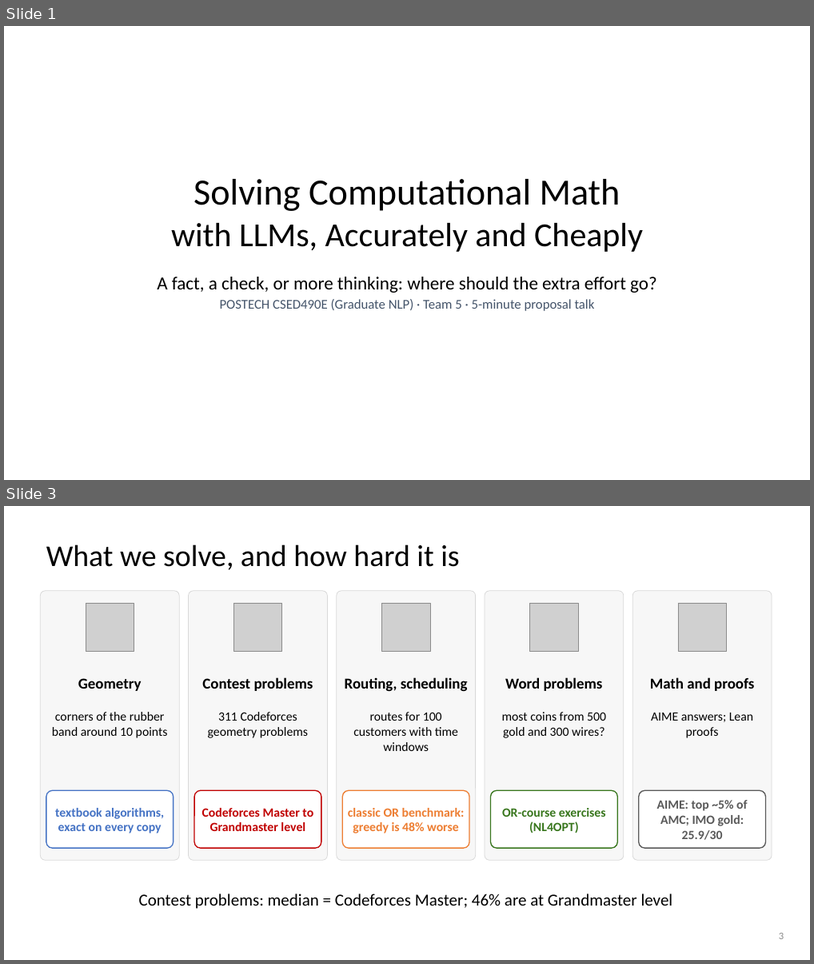
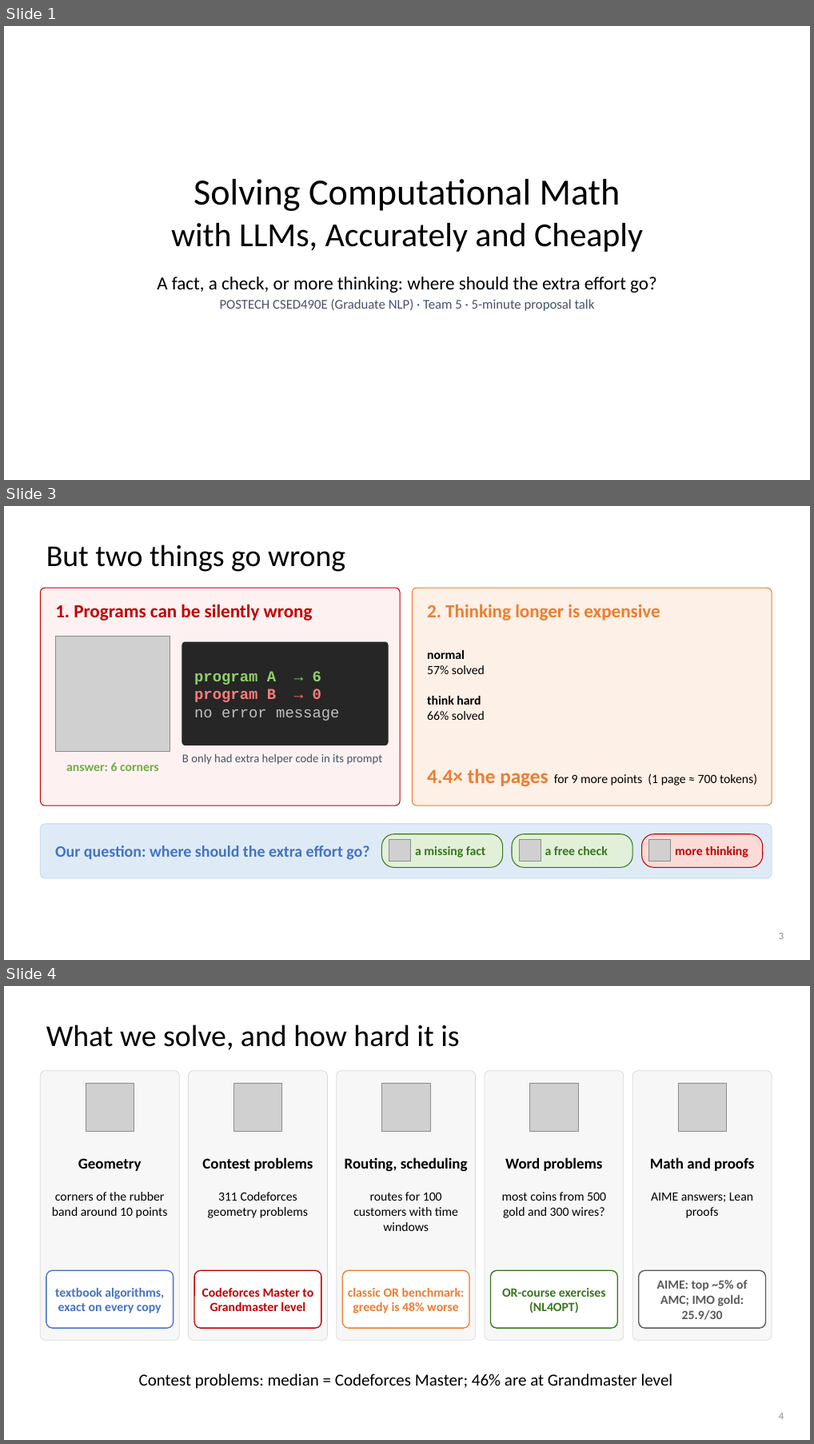
Before and after one commit to dlwns147/CSED490E_Project_Team5, a slide deck: PROPOSAL_slides.pptx. Shown one above the other, each under a label of ours: slides 1 and 3 before the commit, slides 1, 3 and 4 after it; the slides between them are not shown. The pictures are 814x964 and 814x1444 pixels, drawn with LibreOffice and Linux fonts; fonts in the diff are those of the drawing; grey boxes stand for pictures; background and template pictures are left out. Boxes give left, top, right and bottom in pixels: in the first picture for what was removed or moved away, otherwise in the second. Text is boxed around its words. In the diff, an @@ line names an element or a change of style, - is before the commit and + after.

```diff
--- a/PROPOSAL_slides.pptx
+++ b/PROPOSAL_slides.pptx
@@ slide 3 added at <box>4,506,810,960</box>, background #FFFFFF @@
@@ title added at <box>46,544,346,572</box>, 36 pt, text #000000 @@
+But two things go wrong
@@ rounded rectangle added at <box>40,588,400,805</box>, fill #FDF2F1, outline #C00000 1 pt @@
@@ rounded rectangle added at <box>412,588,772,805</box>, fill #FDF0E6, outline #ED7D31 1 pt @@
@@ text added at <box>55,604,313,620</box>, 22 pt, text #C00000, bold @@
+1. Programs can be silently wrong
@@ text added at <box>427,604,660,620</box>, 22 pt, text #ED7D31, bold @@
+2. Thinking longer is expensive
@@ picture added at <box>55,636,170,751</box> @@
@@ rounded rectangle added at <box>182,642,388,745</box>, fill #262626, outline #262626 1 pt @@
@@ text added at <box>194,671,339,720</box>, 18 pt, text #BFBFBF, bold @@
+program A → 6
+program B → 0
+no error message
@@ text added at <box>427,650,485,674</box>, 15 pt, text #000000 @@
+normal
+57% solved
@@ text added at <box>427,696,485,720</box>, 15 pt, text #000000, bold @@
+think hard
+66% solved
@@ text added at <box>66,762,159,771</box>, 15 pt, text #70AD47, bold @@
+answer: 6 corners
@@ text added at <box>182,753,383,764</box>, 14 pt, text #44546A @@
+B only had extra helper code in its prompt
@@ text added at <box>427,768,758,787</box>, 15 pt, text #000000 @@
+4.4× the pages for 9 more points (1 page ≈ 700 tokens)
@@ rounded rectangle added at <box>40,824,772,878</box>, fill #DEEBF7, outline #BDD7EE 0.75 pt @@
@@ rounded rectangle added at <box>382,834,503,867</box>, fill #E2F0D9, outline #38761D 1 pt @@
@@ picture added at <box>390,840,411,861</box> @@
@@ rounded rectangle added at <box>512,834,633,867</box>, fill #E2F0D9, outline #38761D 1 pt @@
@@ picture added at <box>519,840,541,861</box> @@
@@ rounded rectangle added at <box>642,834,763,867</box>, fill #FADBD8, outline #C00000 1 pt @@
@@ picture added at <box>650,840,671,861</box> @@
@@ text added at <box>55,845,370,860</box>, 19 pt, text #4472C4, bold @@
+Our question: where should the extra effort go?
@@ text added at <box>415,846,486,857</box>, 15 pt, text #38761D, bold @@
+a missing fact
@@ text added at <box>546,846,608,855</box>, 15 pt, text #38761D, bold @@
+a free check
@@ text added at <box>675,846,748,857</box>, 15 pt, text #C00000, bold @@
+more thinking
@@ page number added at <box>779,932,784,939</box>, 12 pt, text #8C8C8C @@
+3
@@ what was slide 3 is now slide 4 @@
@@ page number at <box>779,1412,784,1419</box>: text changed @@
-3
+4
```
Also in this commit, not shown: 3 slides changed, 1 other slide added, 1 slide removed, 4 other files.
